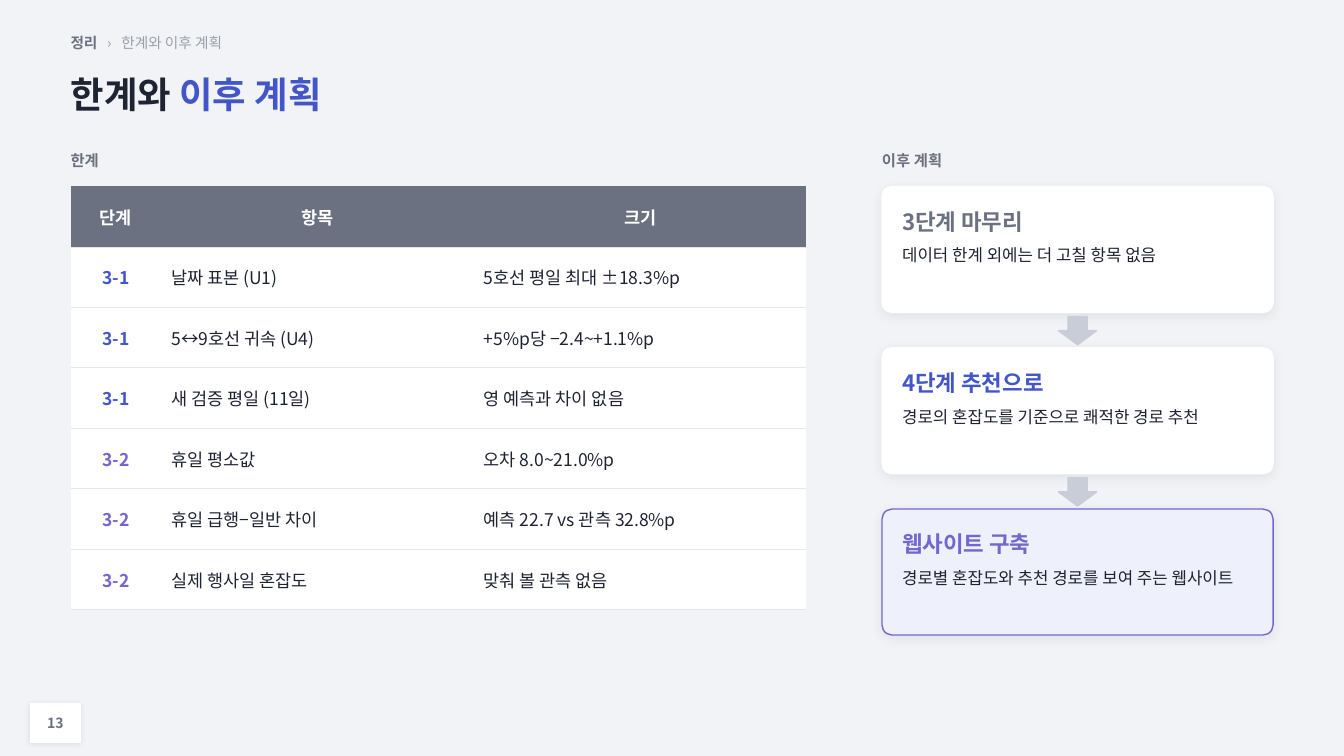
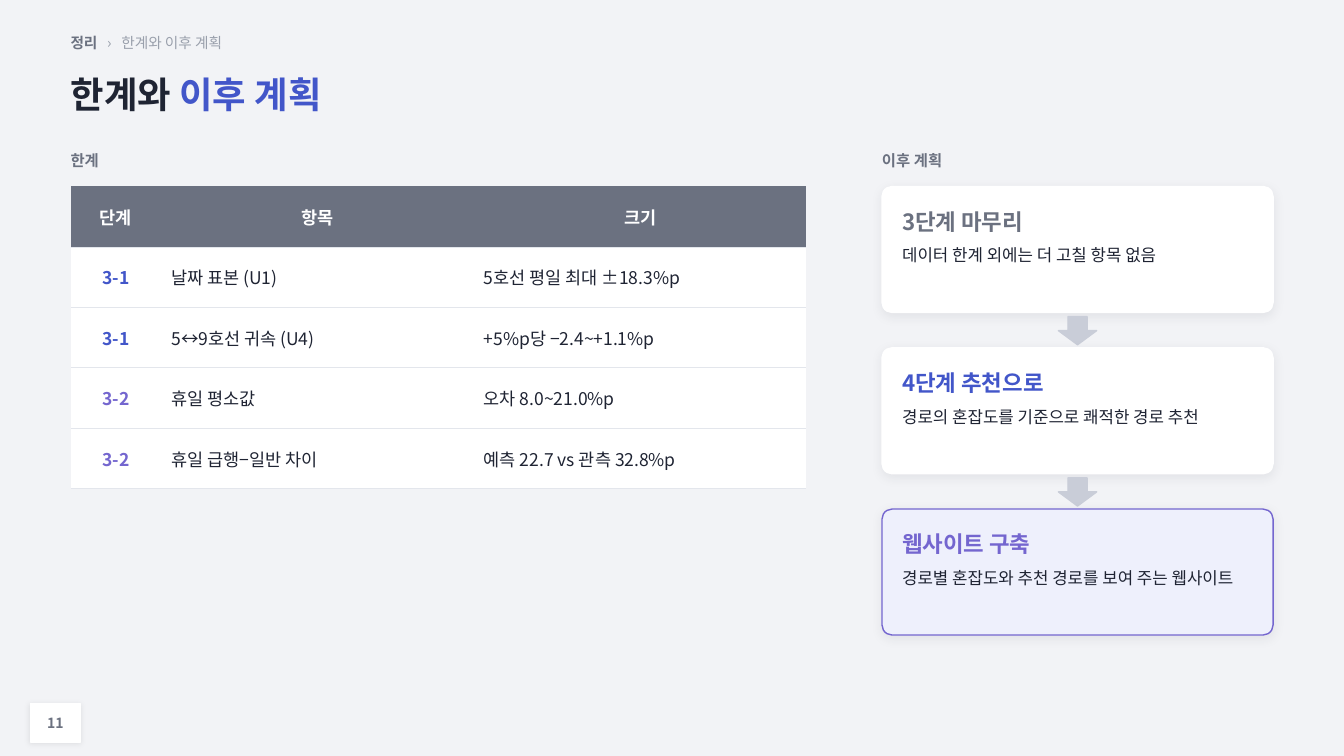
Before and after one commit to HUFS-DAT/dat-datasets, a slide deck: slide 11 of submissions/8기/넥서스_NEXUS/NEXUS_Phase3.pptx (slide 13 before the commit). Drawn at 1344x756 pixels with LibreOffice and Linux fonts; fonts in the diff are those of the drawing. Boxes give left, top, right and bottom in pixels: in the first picture for what was removed or moved away, otherwise in the second. Text is boxed around its words. In the diff, an @@ line names an element or a change of style, - is before the commit and + after.

```diff
--- a/submissions/8기/넥서스_NEXUS/NEXUS_Phase3.pptx
+++ b/submissions/8기/넥서스_NEXUS/NEXUS_Phase3.pptx
@@ table at [71,187,807,489] @@
-row 4: 3-1 | 새 검증 평일 (11일) | 영 예측과 차이 없음
-row 7: 3-2 | 실제 행사일 혼잡도 | 맞춰 볼 관측 없음
@@ text at [47,717,63,728]: text changed @@
-13
+11
```
Also in this commit, not shown: 5 other slides changed, 1 slide added, 3 slides removed.
